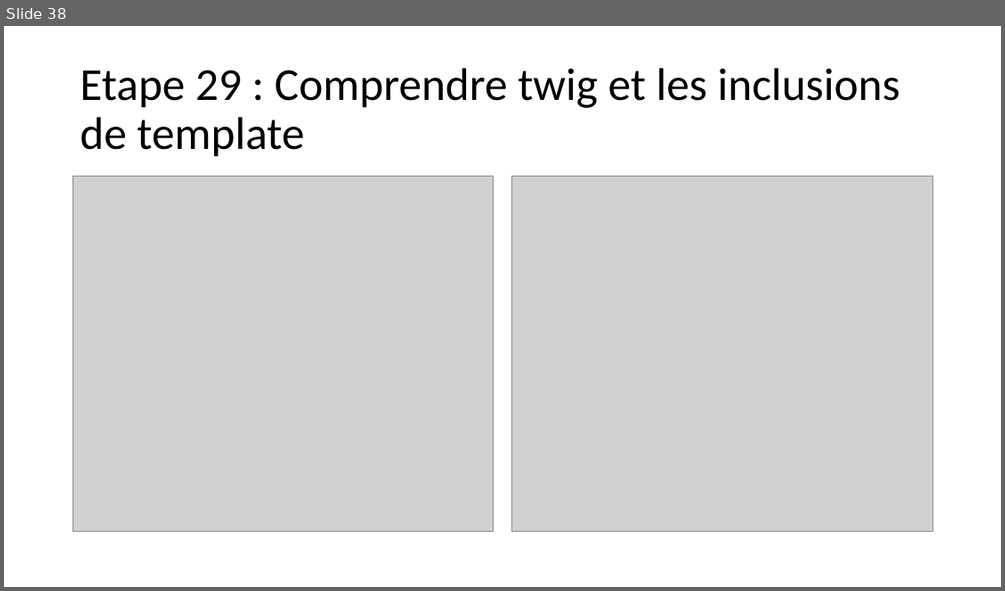
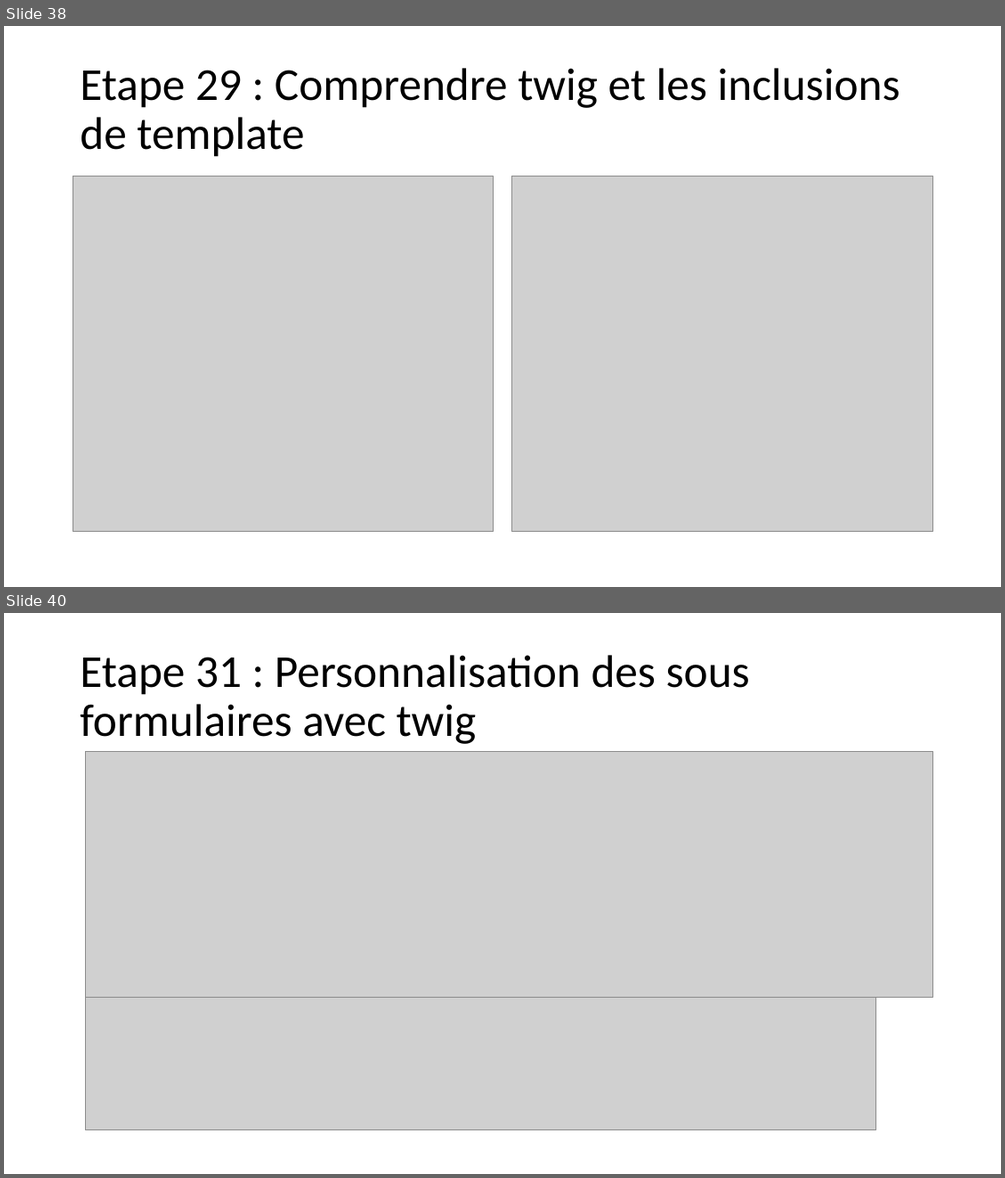
Before and after one commit to SAMTHP/TP_AFPAA, a slide deck: Apprendre symfony.pptx. Shown one above the other, each under a label of ours: slide 38 before the commit, slides 38 and 40 after it; the slides between them are not shown. The pictures are 1005x591 and 1005x1178 pixels, drawn with LibreOffice and Linux fonts; fonts in the diff are those of the drawing; grey boxes stand for pictures. Boxes give left, top, right and bottom in pixels: in the first picture for what was removed or moved away, otherwise in the second. Text is boxed around its words. In the diff, an @@ line names an element or a change of style, - is before the commit and + after.

```diff
--- a/Apprendre symfony.pptx
+++ b/Apprendre symfony.pptx
@@ slide 40 added at [4, 613, 1001, 1174], background #FFFFFF @@
@@ title added at [80, 655, 750, 744], 44 pt, text #000000 @@
+Etape 31 : Personnalisation des sous formulaires avec twig
@@ picture added at [86, 751, 932, 997] @@
@@ picture added at [86, 997, 876, 1130] @@
```
Also in this commit, not shown: 4 other slides added, 1 other file.
